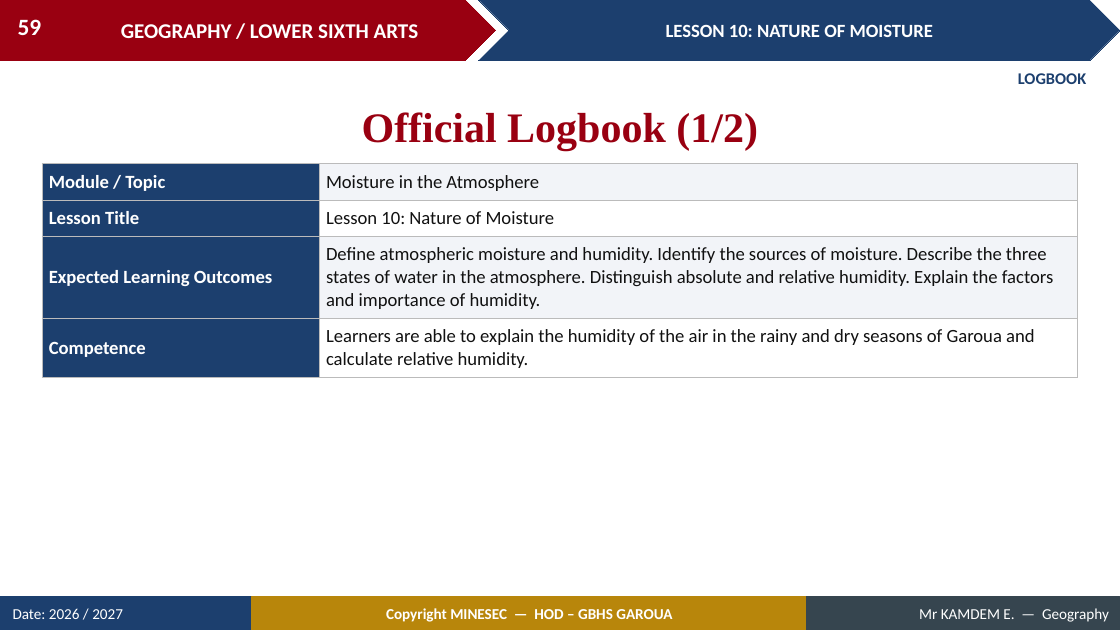
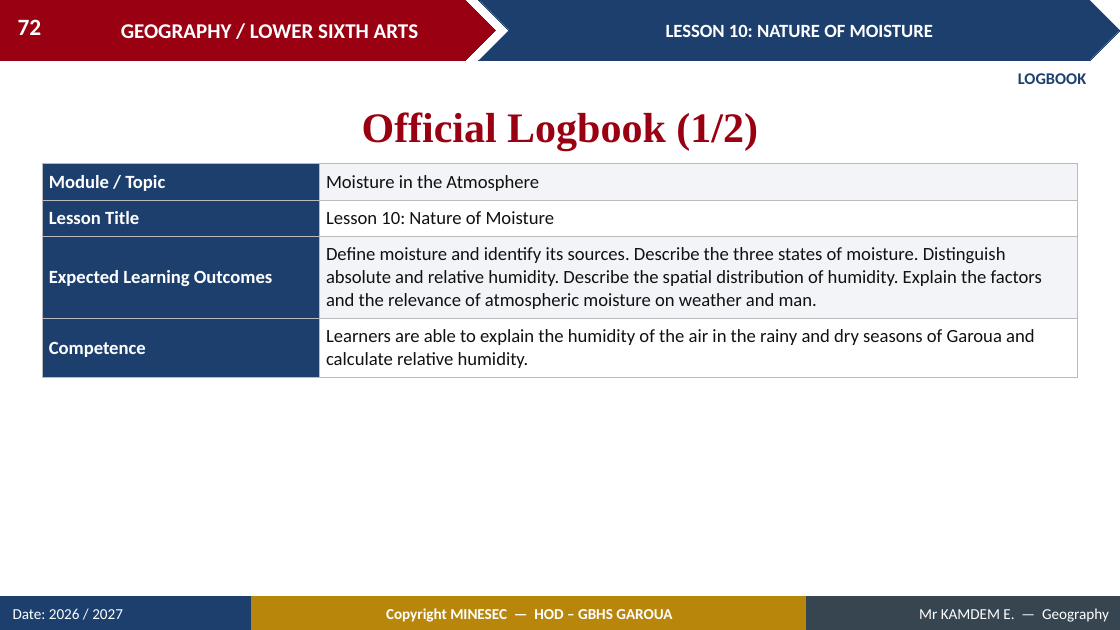
Before and after one commit to Berthautk/linea-github, a slide deck: slide 72 of lecons/LSA/Meteorology/10_LSA_MET_L10_Nature_of_Moisture.pptx (slide 59 before the commit). Drawn at 1120x630 pixels with LibreOffice and Linux fonts; fonts in the diff are those of the drawing. Boxes give left, top, right and bottom in pixels: in the first picture for what was removed or moved away, otherwise in the second. Text is boxed around its words. In the diff, an @@ line names an element or a change of style, - is before the commit and + after.

```diff
--- a/lecons/LSA/Meteorology/10_LSA_MET_L10_Nature_of_Moisture.pptx
+++ b/lecons/LSA/Meteorology/10_LSA_MET_L10_Nature_of_Moisture.pptx
@@ page number at [18,19,42,35]: text changed @@
-59
+72
@@ table at [42,164,1078,372] @@
-row 3, column 2: Define atmospheric moisture and humidity. Identify the sources of moisture. Describe the three states of water in the atmosphere. Distinguish absolute and relative humidity. Explain the factors and importance of humidity.
+row 3, column 2: Define moisture and identify its sources. Describe the three states of moisture. Distinguish absolute and relative humidity. Describe the spatial distribution of humidity. Explain the factors and the relevance of atmospheric moisture on weather and man.
```
Also in this commit, not shown: 22 other slides changed, 28 slides added, 14 slides removed, 5 other files.
